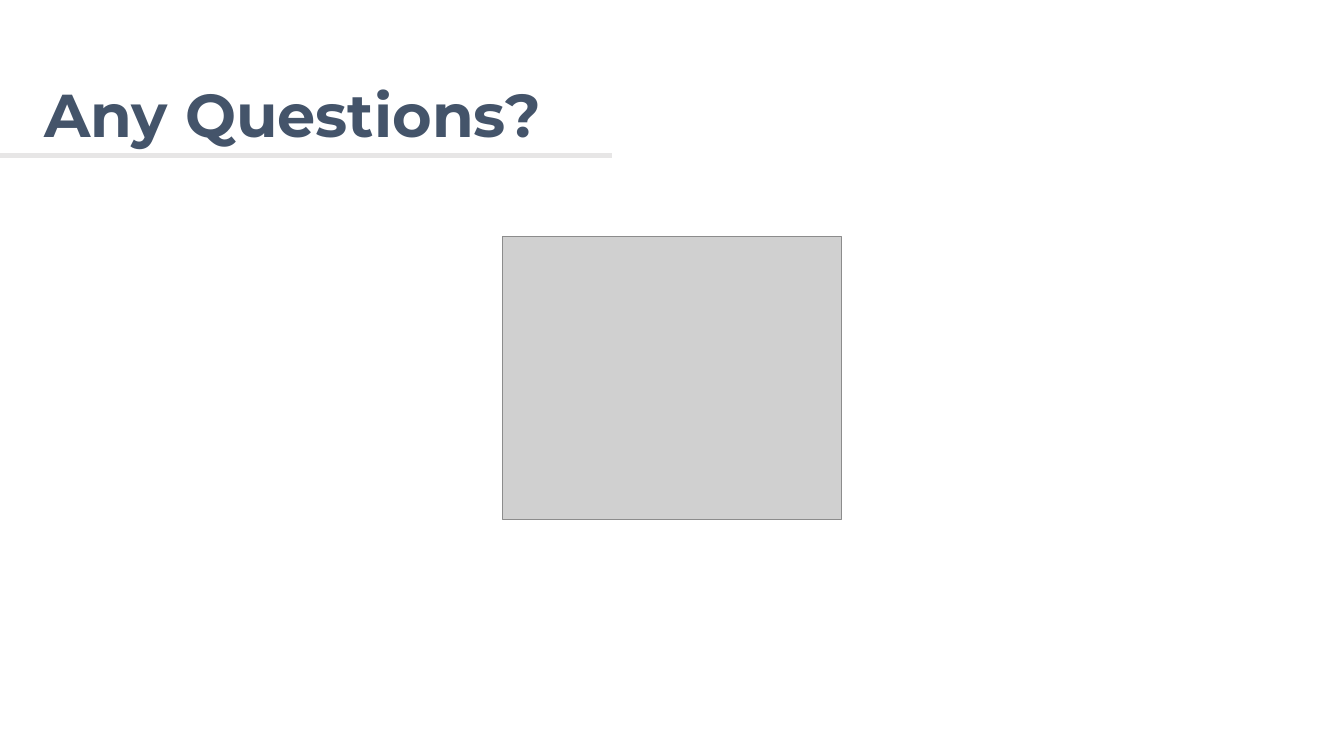
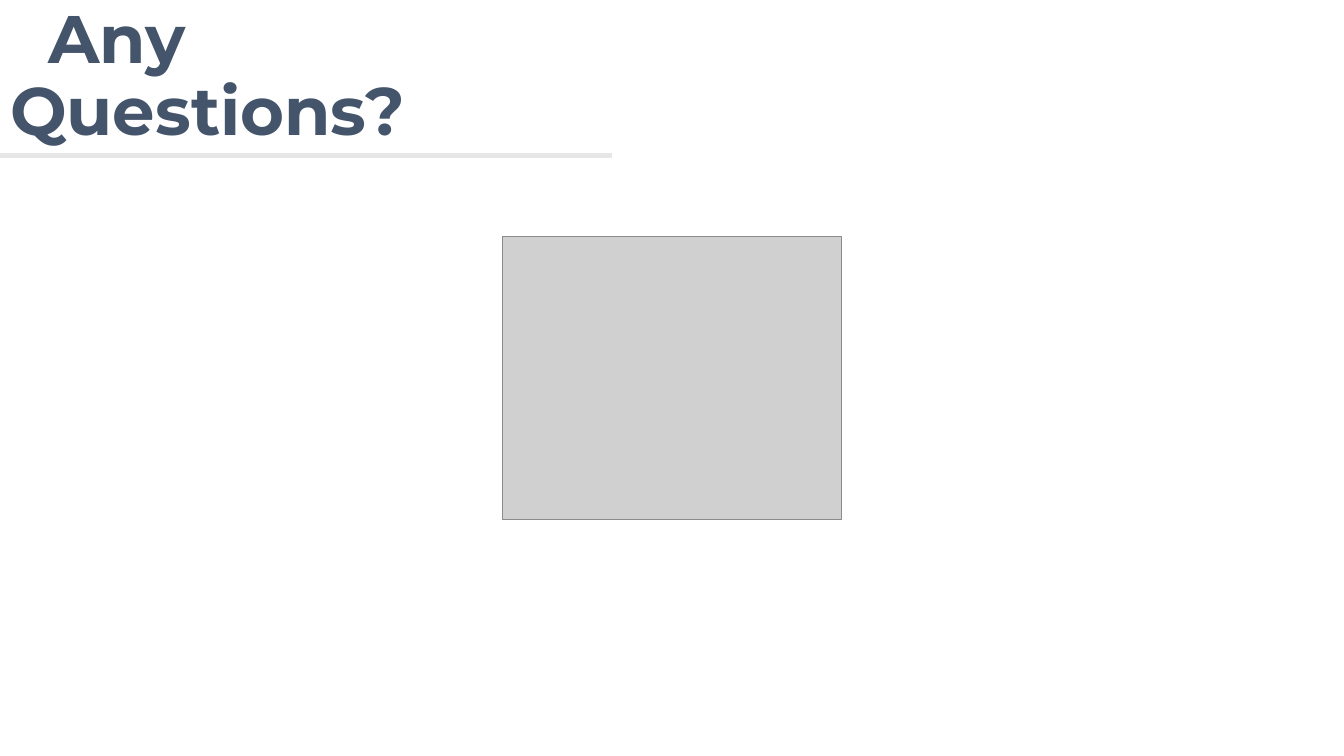
Before and after one commit to avifarah/Know-the-signs-when-and-how-talk-about-drugs, a slide deck: slide 16 of Know the Signs_When and How to Talk about Drugs.pptx. Drawn at 1344x756 pixels with LibreOffice and Linux fonts; fonts in the diff are those of the drawing; grey boxes stand for pictures. Boxes give left, top, right and bottom in pixels: in the first picture for what was removed or moved away, otherwise in the second. Text is boxed around its words. In the diff, an @@ line names an element or a change of style, - is before the commit and + after.

Commit message:
2022 02 15

```diff
--- a/Know the Signs_When and How to Talk about Drugs.pptx
+++ b/Know the Signs_When and How to Talk about Drugs.pptx
@@ title "Any Questions?" at [10, 16, 405, 146]: size 43.2 to 48 pt @@
```
Also in this commit, not shown: 1 other slide changed.
